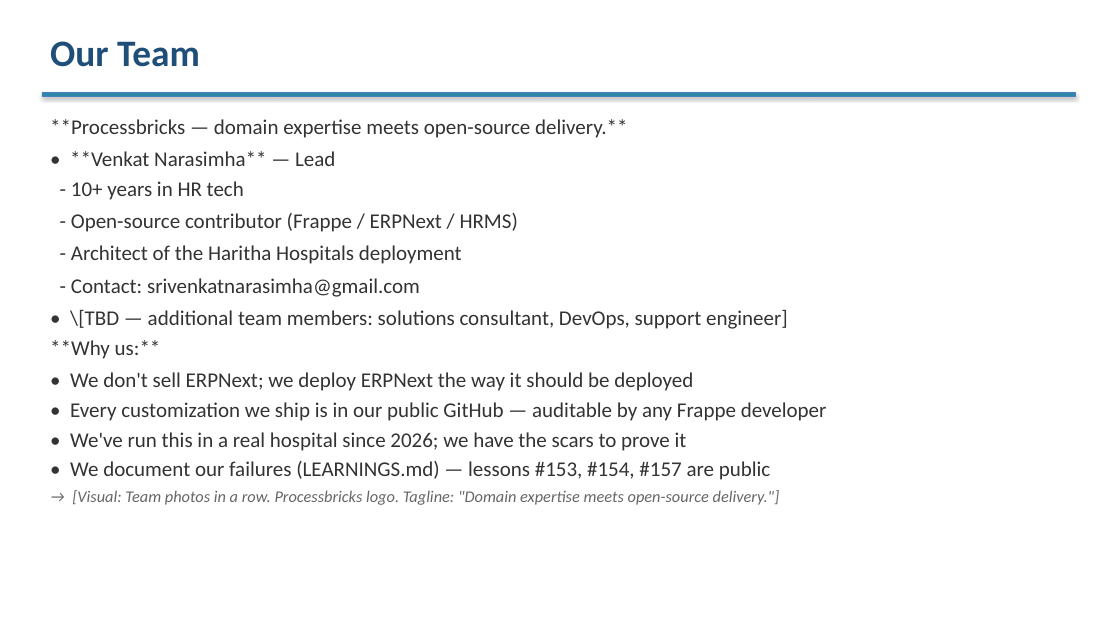
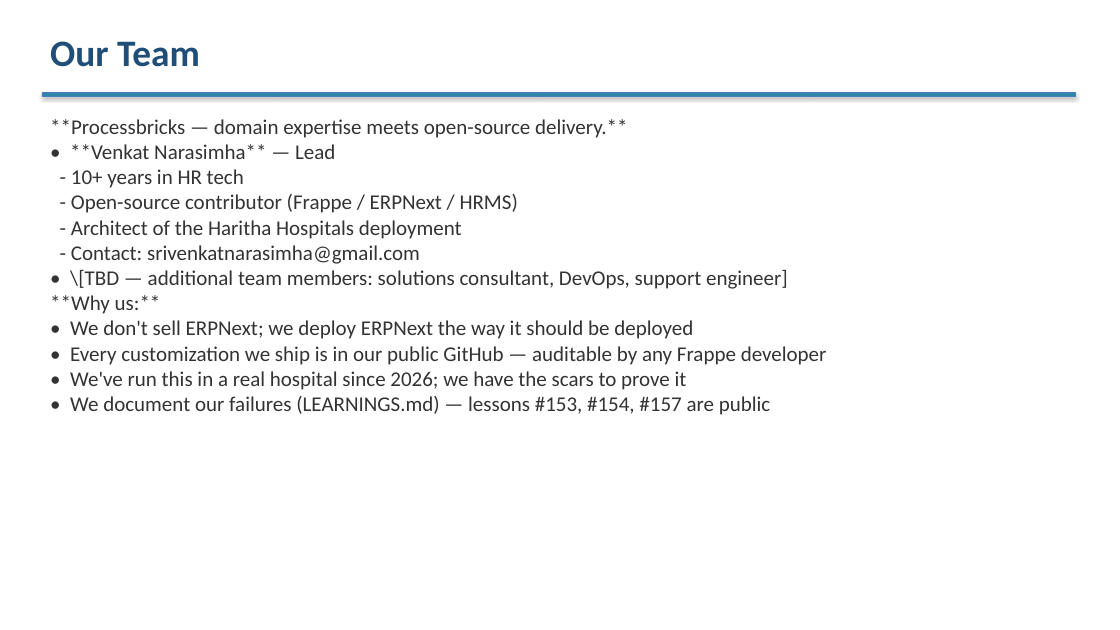
Before and after one commit to venkat-narasimha/haritha-hospitals, a slide deck: slide 14 of docs/phase6/03-client/03.4-client-presentation.pptx. Drawn at 1120x630 pixels with LibreOffice and Linux fonts; fonts in the diff are those of the drawing. Boxes give left, top, right and bottom in pixels: in the first picture for what was removed or moved away, otherwise in the second. Text is boxed around its words. In the diff, an @@ line names an element or a change of style, - is before the commit and + after.

```diff
--- a/docs/phase6/03-client/03.4-client-presentation.pptx
+++ b/docs/phase6/03-client/03.4-client-presentation.pptx
@@ text "**Processbricks — domain expertise meets ..." at (x1=50, y1=119, x2=827, y2=415): less space between paragraphs @@
@@ text at (x1=72, y1=490, x2=780, y2=505): paragraph removed @@
-→ [Visual: Team photos in a row. Processbricks logo. Tagline: "Domain expertise meets open-source delivery."]
```
Also in this commit, not shown: 8 other slides changed, 6 slides added, 6 slides removed.
